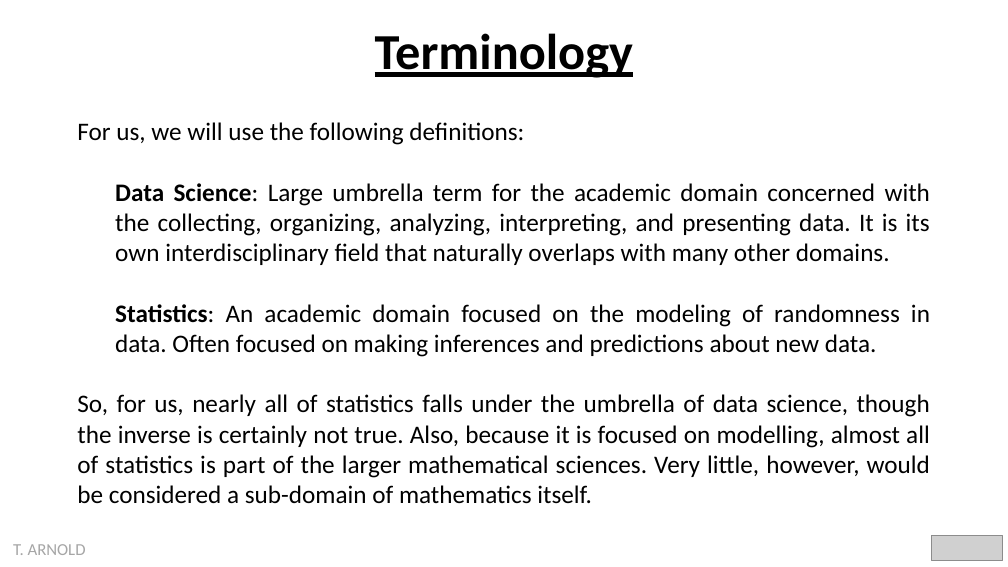
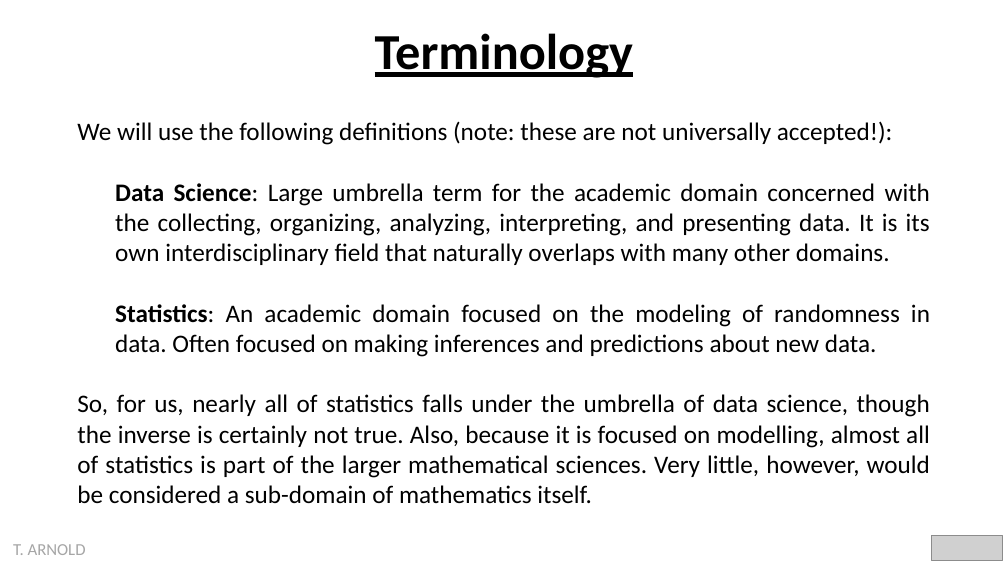
Before and after one commit to statsmaths/dsst330-s24, a slide deck: slide 5 of extra/intro.pptx (slide 7 before the commit). Drawn at 1008x567 pixels with LibreOffice and Linux fonts; fonts in the diff are those of the drawing; grey boxes stand for pictures. Boxes give left, top, right and bottom in pixels: in the first picture for what was removed or moved away, otherwise in the second. Text is boxed around its words. In the diff, an @@ line names an element or a change of style, - is before the commit and + after.

```diff
--- a/extra/intro.pptx
+++ b/extra/intro.pptx
@@ text at [77, 121, 893, 145]: text changed @@
-For us, we will use the following definitions:
+We will use the following definitions (note: these are not universally accepted!):
```
Also in this commit, not shown: 2 other slides changed, 1 slide added, 2 slides removed, 3 other files.
